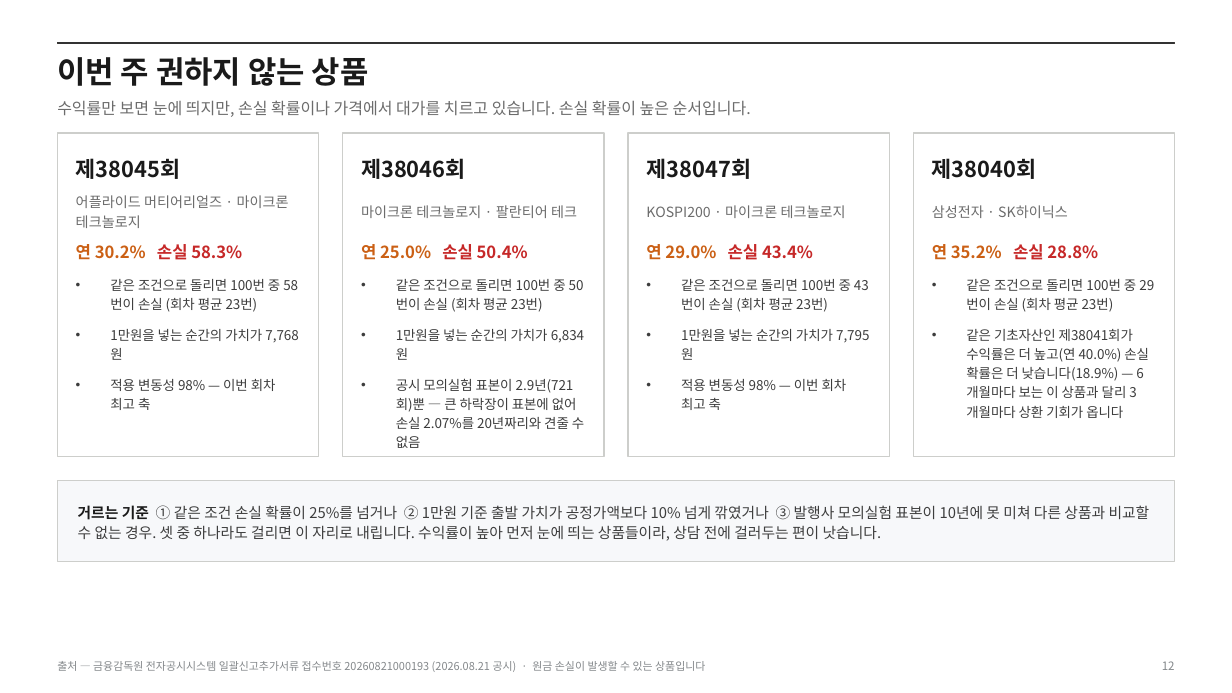
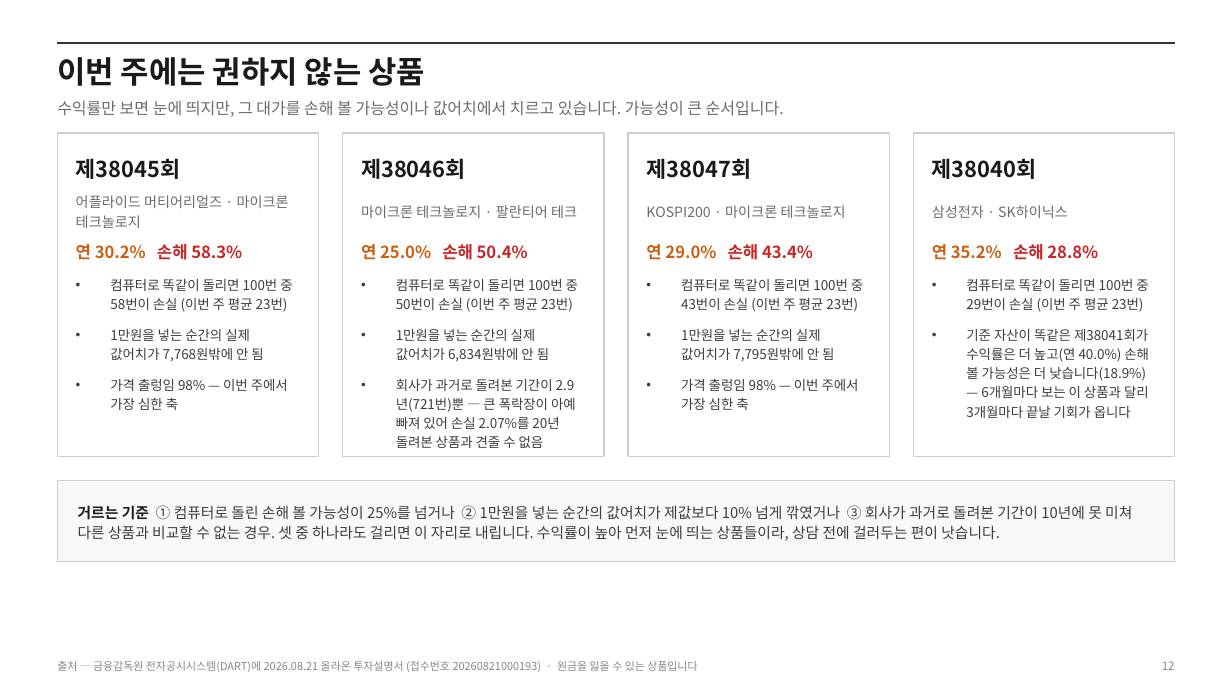
Before and after one commit to hanaroline/work_1, a slide deck: slide 12 of els-proposal.pptx. Drawn at 1232x693 pixels with LibreOffice and Linux fonts; fonts in the diff are those of the drawing. Boxes give left, top, right and bottom in pixels: in the first picture for what was removed or moved away, otherwise in the second. Text is boxed around its words. In the diff, an @@ line names an element or a change of style, - is before the commit and + after.

```diff
--- a/els-proposal.pptx
+++ b/els-proposal.pptx
@@ text at [57,57,426,86]: text changed @@
-이번 주 권하지 않는 상품
+이번 주에는 권하지 않는 상품
@@ text at [57,101,784,117]: text changed @@
-수익률만 보면 눈에 띄지만, 손실 확률이나 가격에서 대가를 치르고 있습니다. 손실 확률이 높은 순서입니다.
+수익률만 보면 눈에 띄지만, 그 대가를 손해 볼 가능성이나 값어치에서 치르고 있습니다. 가능성이 큰 순서입니다.
@@ text at [76,244,242,260]: text changed @@
-연 30.2% 손실 58.3%
+연 30.2% 손해 58.3%
@@ text at [361,244,528,260]: text changed @@
-연 25.0% 손실 50.4%
+연 25.0% 손해 50.4%
@@ text at [646,244,813,260]: text changed @@
-연 29.0% 손실 43.4%
+연 29.0% 손해 43.4%
@@ text at [932,244,1098,260]: text changed @@
-연 35.2% 손실 28.8%
+연 35.2% 손해 28.8%
@@ text at [110,279,292,410]: text changed @@
-• 같은 조건으로 돌리면 100번 중 58번이 손실 (회차 평균 23번)
-• 1만원을 넣는 순간의 가치가 7,768원
-• 적용 변동성 98% — 이번 회차 최고 축
+• 컴퓨터로 똑같이 돌리면 100번 중 58번이 손실 (이번 주 평균 23번)
+• 1만원을 넣는 순간의 실제 값어치가 7,768원밖에 안 됨
+• 가격 출렁임 98% — 이번 주에서 가장 심한 축
@@ text at [396,279,578,448]: text changed @@
-• 같은 조건으로 돌리면 100번 중 50번이 손실 (회차 평균 23번)
-• 1만원을 넣는 순간의 가치가 6,834원
-• 공시 모의실험 표본이 2.9년(721회)뿐 — 큰 하락장이 표본에 없어 손실 2.07%를 20년짜리와 견줄 수 없음
+• 컴퓨터로 똑같이 돌리면 100번 중 50번이 손실 (이번 주 평균 23번)
+• 1만원을 넣는 순간의 실제 값어치가 6,834원밖에 안 됨
+• 회사가 과거로 돌려본 기간이 2.9년(721번)뿐 — 큰 폭락장이 아예 빠져 있어 손실 2.07%를 20년 돌려본 상품과 견줄 수 없음
@@ text at [681,279,863,410]: text changed @@
-• 같은 조건으로 돌리면 100번 중 43번이 손실 (회차 평균 23번)
-• 1만원을 넣는 순간의 가치가 7,795원
-• 적용 변동성 98% — 이번 회차 최고 축
+• 컴퓨터로 똑같이 돌리면 100번 중 43번이 손실 (이번 주 평균 23번)
+• 1만원을 넣는 순간의 실제 값어치가 7,795원밖에 안 됨
+• 가격 출렁임 98% — 이번 주에서 가장 심한 축
@@ text at [966,279,1149,418]: text changed @@
-• 같은 조건으로 돌리면 100번 중 29번이 손실 (회차 평균 23번)
-• 같은 기초자산인 제38041회가 수익률은 더 높고(연 40.0%) 손실 확률은 더 낮습니다(18.9%) — 6개월마다 보는 이 상품과 달리 3개월마다 상환 기회가 옵니다
+• 컴퓨터로 똑같이 돌리면 100번 중 29번이 손실 (이번 주 평균 23번)
+• 기준 자산이 똑같은 제38041회가 수익률은 더 높고(연 40.0%) 손해 볼 가능성은 더 낮습니다(18.9%) — 6개월마다 보는 이 상품과 달리 3개월마다 끝날 기회가 옵니다
@@ text at [78,505,1132,541]: text changed @@
-거르는 기준 ① 같은 조건 손실 확률이 25%를 넘거나 ② 1만원 기준 출발 가치가 공정가액보다 10% 넘게 깎였거나 ③ 발행사 모의실험 표본이 10년에 못 미쳐 다른 상품과 비교할 수 없는 경우. 셋 중 하나라도 걸리면 이 자리로 내립니다. 수익률이 높아 먼저 눈에 띄는 상품들이라, 상담 전에 걸러두는 편이 낫습니다.
+거르는 기준 ① 컴퓨터로 돌린 손해 볼 가능성이 25%를 넘거나 ② 1만원을 넣는 순간의 값어치가 제값보다 10% 넘게 깎였거나 ③ 회사가 과거로 돌려본 기간이 10년에 못 미쳐 다른 상품과 비교할 수 없는 경우. 셋 중 하나라도 걸리면 이 자리로 내립니다. 수익률이 높아 먼저 눈에 띄는 상품들이라, 상담 전에 걸러두는 편이 낫습니다.
@@ text at [57,661,697,672]: text changed @@
-출처 — 금융감독원 전자공시시스템 일괄신고추가서류 접수번호 20260821000193 (2026.08.21 공시) · 원금 손실이 발생할 수 있는 상품입니다
+출처 — 금융감독원 전자공시시스템(DART)에 2026.08.21 올라온 투자설명서 (접수번호 20260821000193) · 원금을 잃을 수 있는 상품입니다
```
Also in this commit, not shown: 13 other slides changed, 1 slide added, 5 other files.
